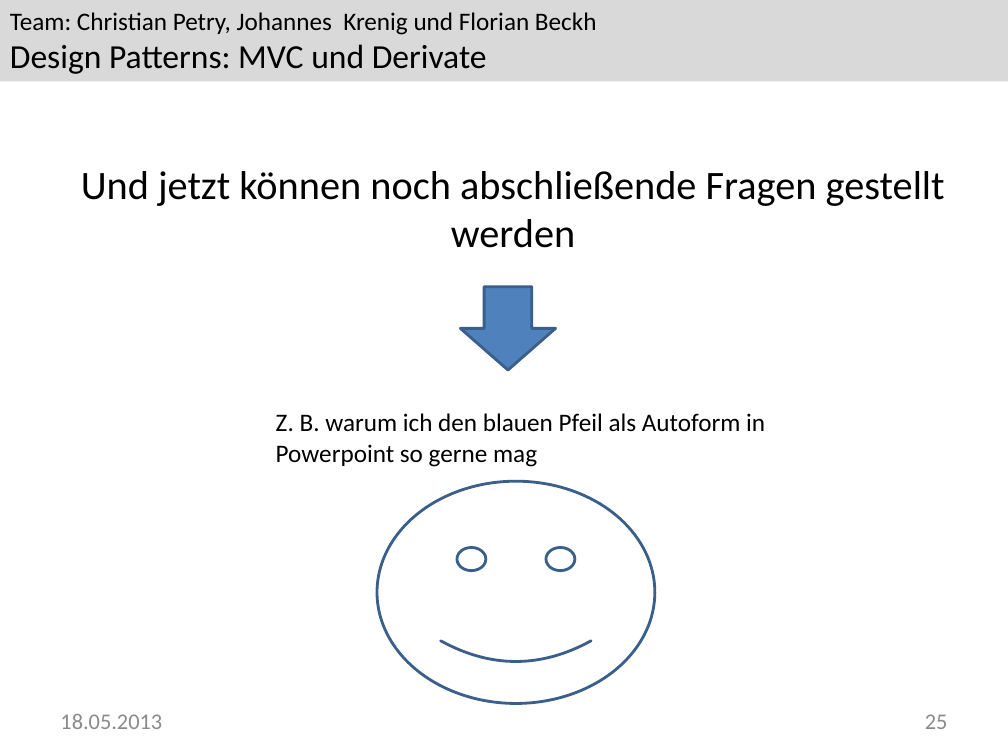
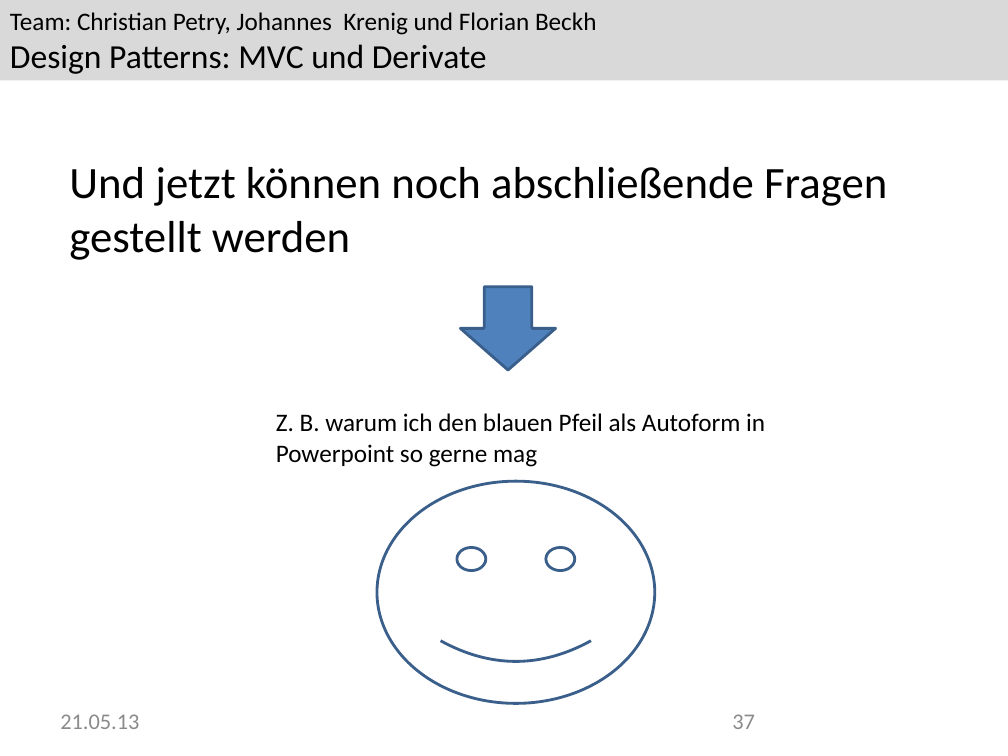
Before and after one commit to Greever/Design-Pattern-MVC, a slide deck: slide 37 of Dokumentation/Praesentation/Praesentation.pptx (slide 25 before the commit). Drawn at 1008x756 pixels with LibreOffice and Linux fonts; fonts in the diff are those of the drawing; background and template pictures are left out. Boxes give left, top, right and bottom in pixels: in the first picture for what was removed or moved away, otherwise in the second. Text is boxed around its words. In the diff, an @@ line names an element or a change of style, - is before the commit and + after.

```diff
--- a/Dokumentation/Praesentation/Praesentation.pptx
+++ b/Dokumentation/Praesentation/Praesentation.pptx
@@ text "Und jetzt können noch abschließende ..." at [69, 167, 887, 260]: size 28.8 to 32 pt; alignment centre to left @@
@@ text at [60, 714, 139, 729]: text changed; text colour #8C8C8C to #8B8B8B @@
-18.05.2013
+21.05.13
@@ page number at [732, 714, 755, 729]: text changed; text colour #8C8C8C to #8B8B8B @@
-25
+37
```
Also in this commit, not shown: 20 other slides changed, 15 slides added, 3 slides removed, 1 other file.
